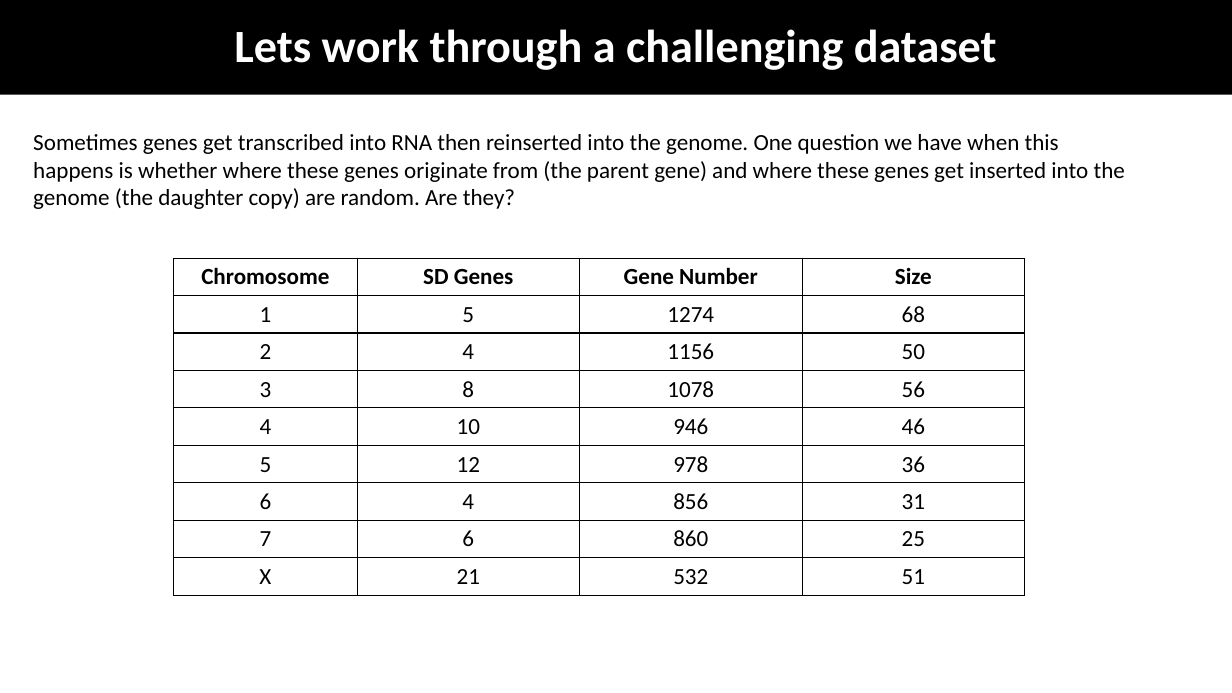
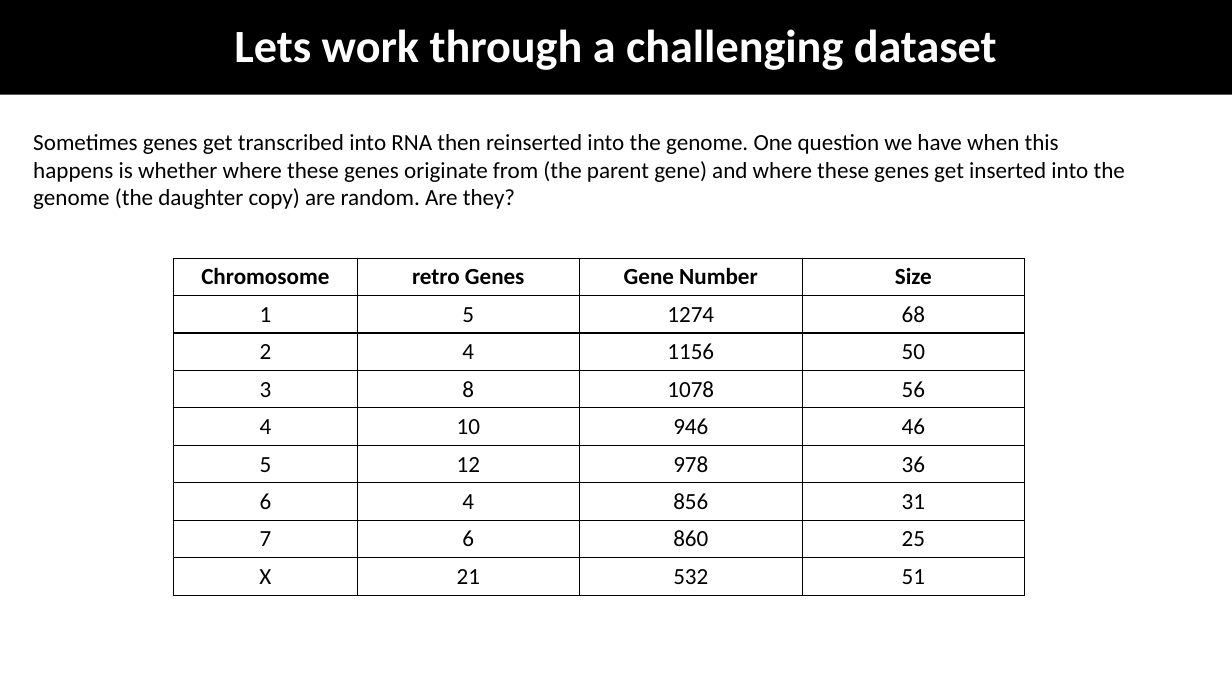
Before and after one commit to coleoguy/coleoguy.github.io, a slide deck: slide 3 of subpages/teaching/expdes/lectures/exp-9.pptx. Drawn at 1232x693 pixels with LibreOffice and Linux fonts; fonts in the diff are those of the drawing. Boxes give left, top, right and bottom in pixels: in the first picture for what was removed or moved away, otherwise in the second. Text is boxed around its words. In the diff, an @@ line names an element or a change of style, - is before the commit and + after.

```diff
--- a/subpages/teaching/expdes/lectures/exp-9.pptx
+++ b/subpages/teaching/expdes/lectures/exp-9.pptx
@@ table at <box>174,258,1025,595</box> @@
-row 1, column 2: SD Genes
+row 1, column 2: retro Genes
```
Also in this commit, not shown: 10 other files.
